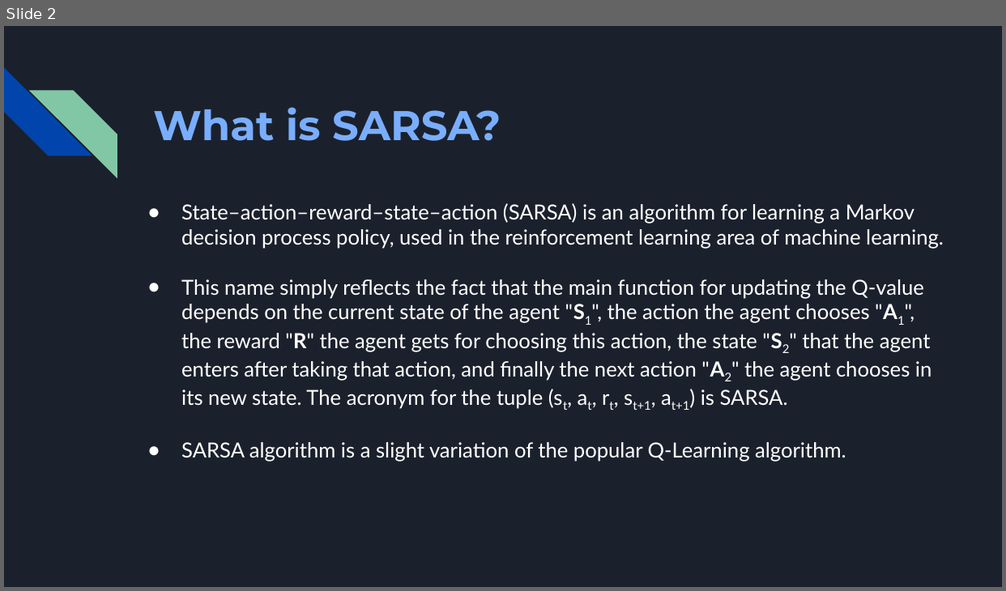
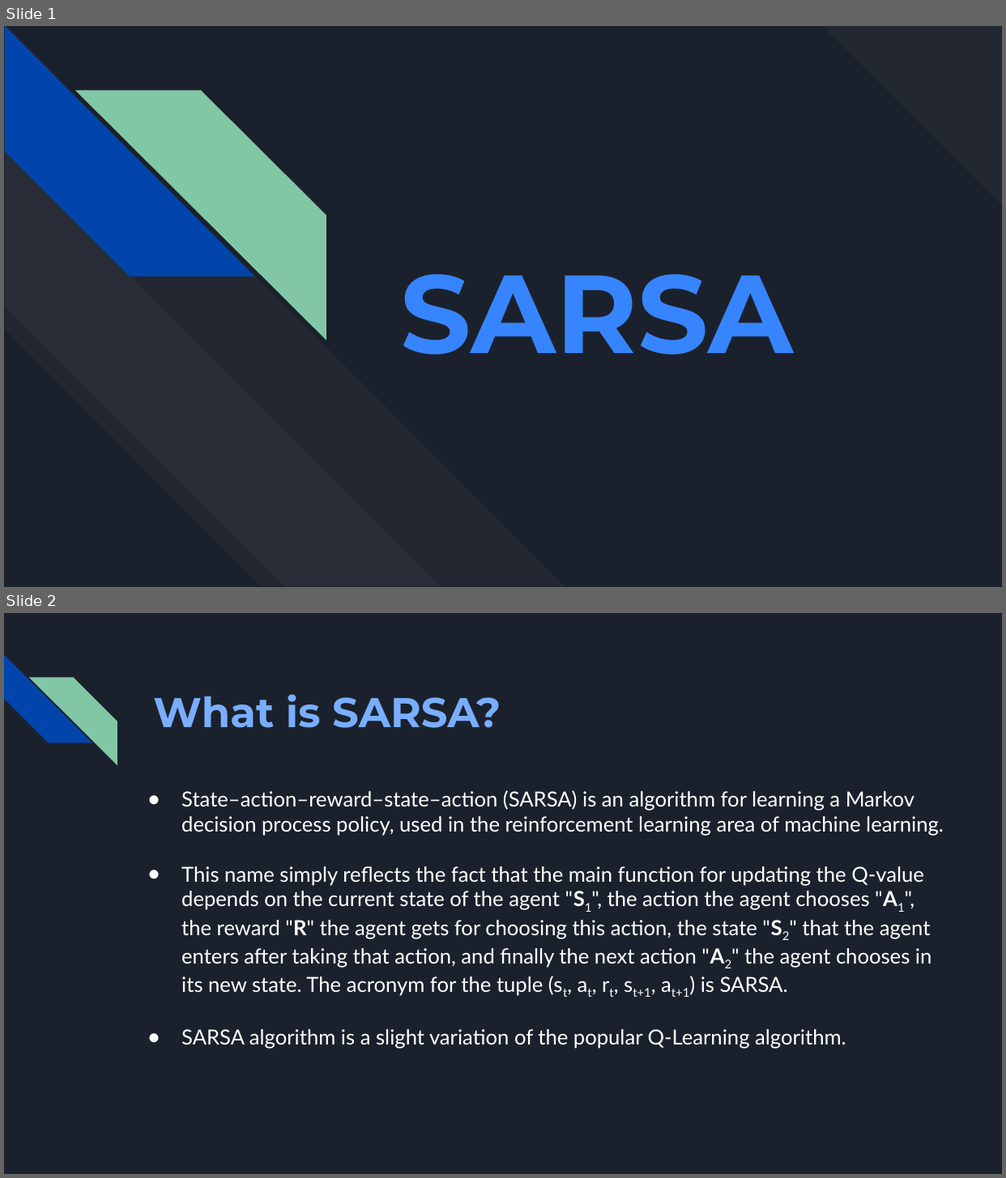
Before and after one commit to karun34610/reinforcement-learning-SARSA, a slide deck: SARSA project/Presentation.pptx. Shown one above the other, each under a label of ours: slide 2 before the commit, slides 1 and 2 after it. The pictures are 1006x591 and 1006x1178 pixels, drawn with LibreOffice and Linux fonts; fonts in the diff are those of the drawing. Boxes give left, top, right and bottom in pixels: in the first picture for what was removed or moved away, otherwise in the second. Text is boxed around its words. In the diff, an @@ line names an element or a change of style, - is before the commit and + after.

```diff
--- a/SARSA project/Presentation.pptx
+++ b/SARSA project/Presentation.pptx
@@ slide 1 added at box(4, 26, 1002, 587), background #1B212C @@
@@ diag stripe added at box(822, 26, 1002, 206), fill #FFFFFF at 3% opacity @@
@@ group added at box(4, 27, 566, 587): 4 diag stripes @@
@@ title added at box(401, 274, 794, 355), 80 pt, text #3685FE, bold @@
+SARSA
```
Also in this commit, not shown: 1 slide removed.
